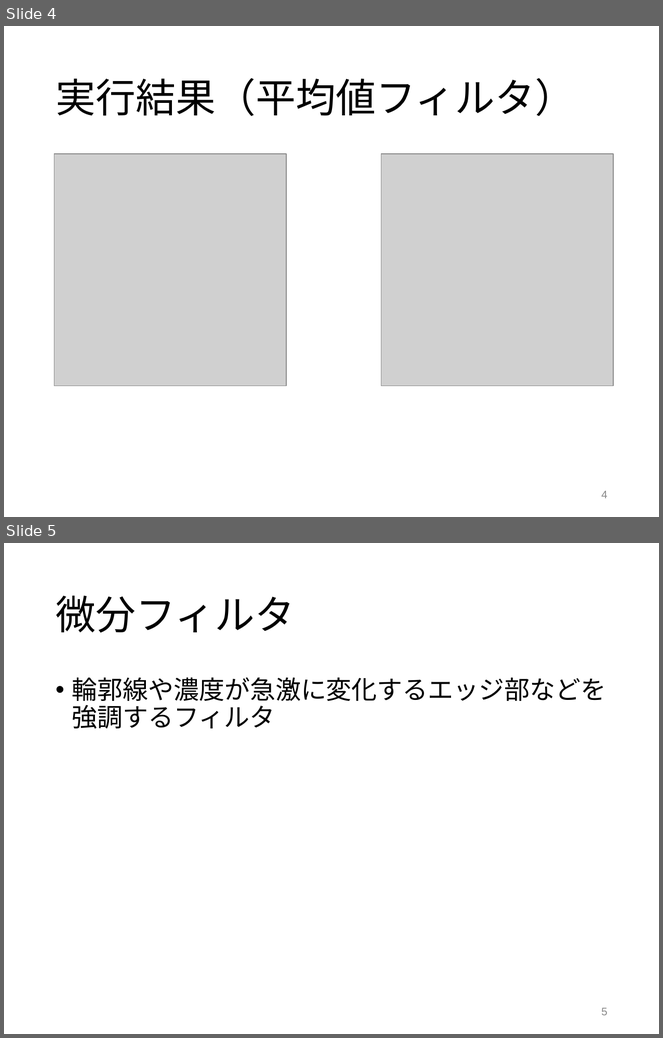
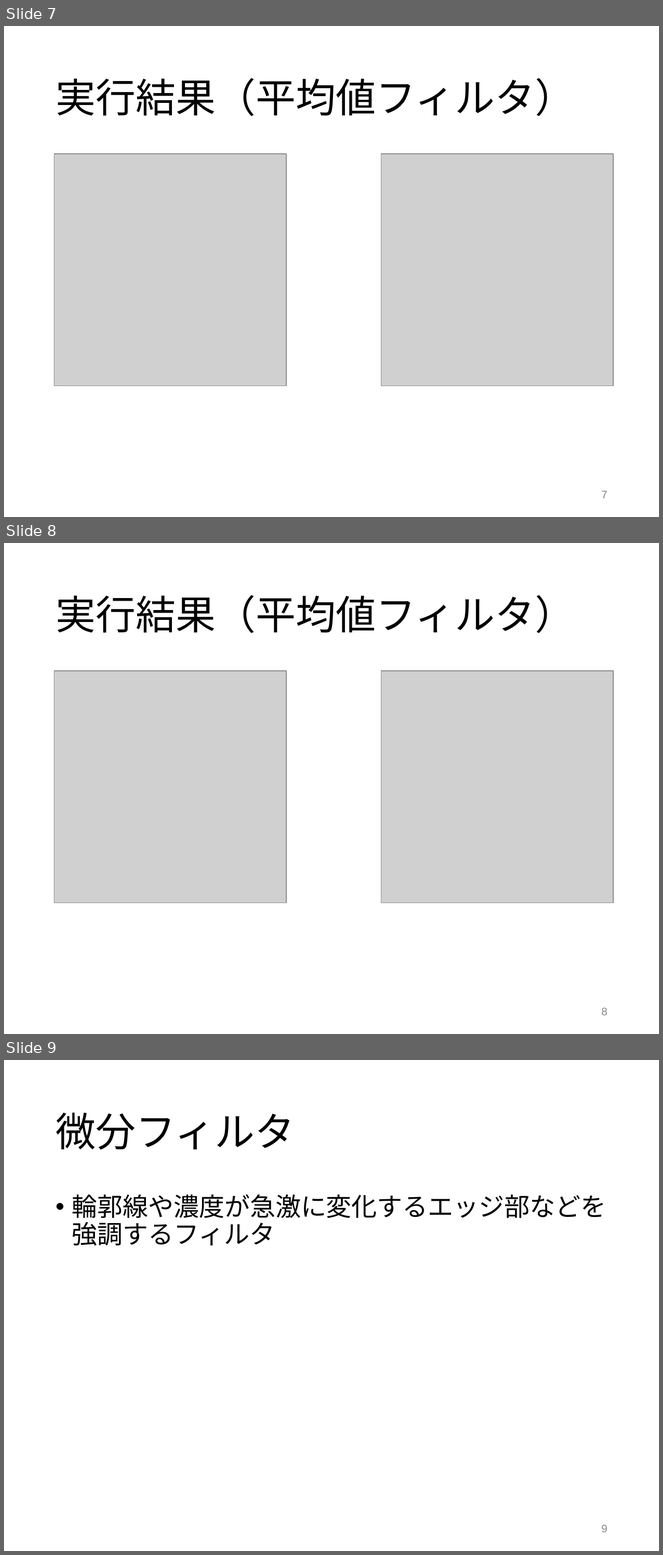
Before and after one commit to tamu0106/IN4_exp, a slide deck: exp_c/slide/exp_C.pptx. Shown one above the other, each under a label of ours: slides 4 and 5 before the commit, slides 7, 8 and 9 after it. The pictures are 663x1038 and 663x1555 pixels, drawn with LibreOffice and Linux fonts; fonts in the diff are those of the drawing; grey boxes stand for pictures. Boxes give left, top, right and bottom in pixels: in the first picture for what was removed or moved away, otherwise in the second. Text is boxed around its words. In the diff, an @@ line names an element or a change of style, - is before the commit and + after.

```diff
--- a/exp_c/slide/exp_C.pptx
+++ b/exp_c/slide/exp_C.pptx
@@ slide 8 added at (4,543,659,1034), background #FFFFFF @@
@@ title added at (55,595,575,633), 44 pt, text #000000 @@
+実行結果（平均値フィルタ）
@@ picture added at (54,671,286,903) @@
@@ picture added at (382,671,613,903) @@
@@ page number added at (601,1008,608,1016), 12 pt, text #888888 @@
+8
@@ what was slide 4 is now slide 7 @@
@@ page number at (601,491,608,499): text changed @@
-4
+7
@@ what was slide 5 is now slide 9 @@
@@ page number at (601,1525,608,1533): text changed @@
-5
+9
```
Also in this commit, not shown: 2 slides changed, 5 other slides added.
